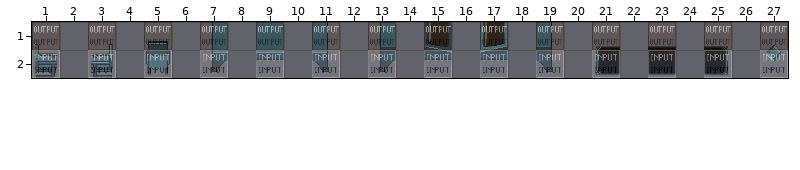
Tiled map, stored at rules/completer.tmx. This is how it looked before the edit.
Cells are 32x32 px. Shown: x 1..27, y 1..2.
And afterwards:
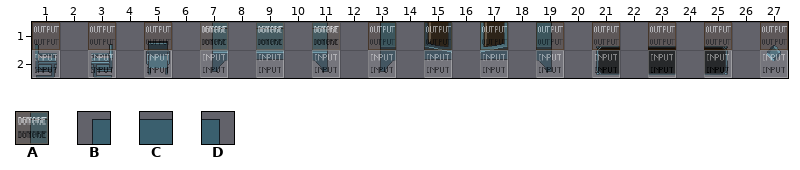
Key: from "mapUtilities": A 10; from "scifi_space_rpg_tiles_lpcized_": B 93, C 94, D 95.
_ is an empty cell.
Tiles of an added or newly shown layer are drawn over the layers below it.
See-through tiles are keyed as they look on the map.
Changes in this commit:
Layer "inputnot_objects" (added):
The author put tile B in row 1 at x 7.
The author put tile C in row 1 at x 9.
The author put tile D in row 1 at x 11.
Layer "regions_input":
The author put tile A in row 1 at x 7, 9 and 11.
Changed places in both pictures, as pixel boxes (x1, y1, x2, y2):
added: (200, 22, 228, 50)
added: (256, 22, 284, 50)
added: (312, 22, 340, 50)
